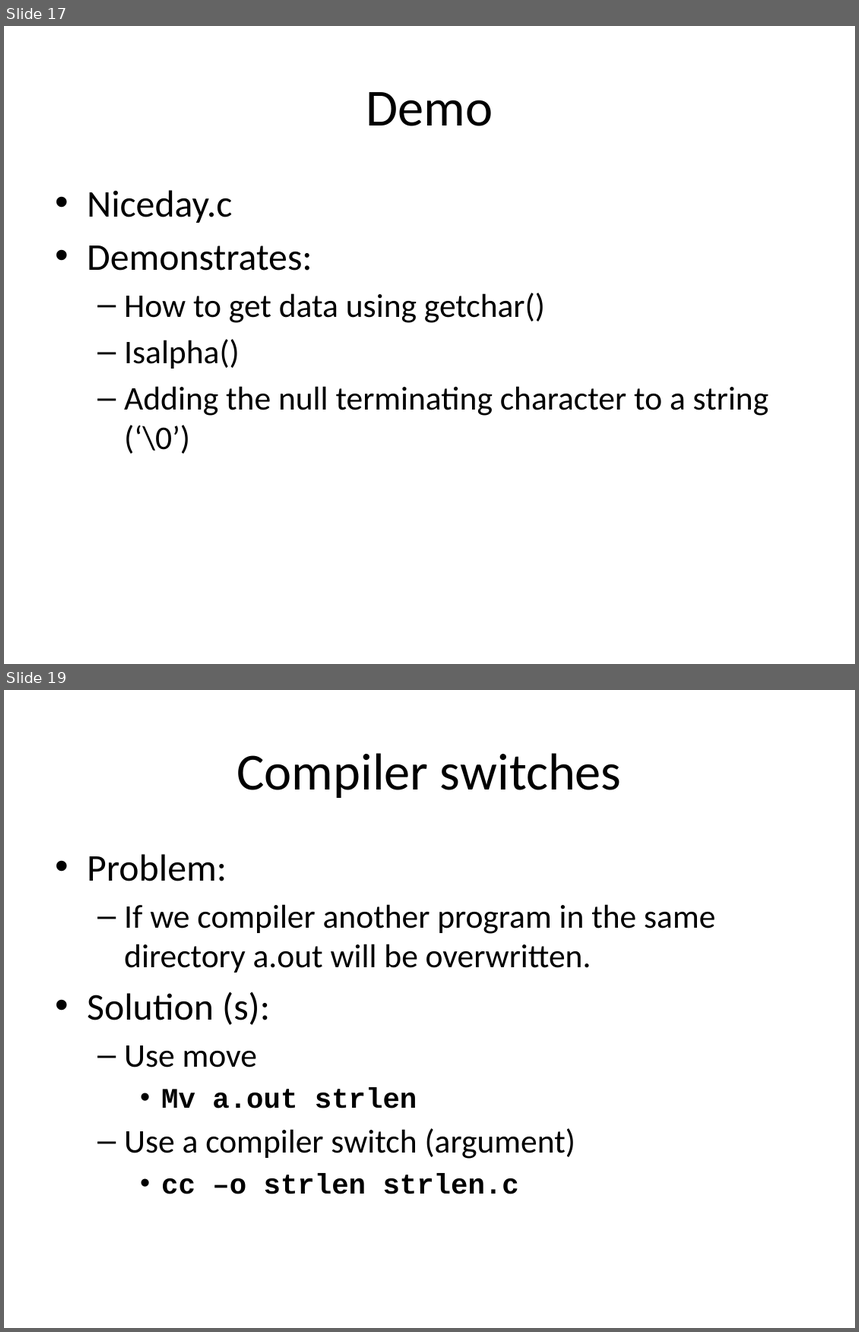
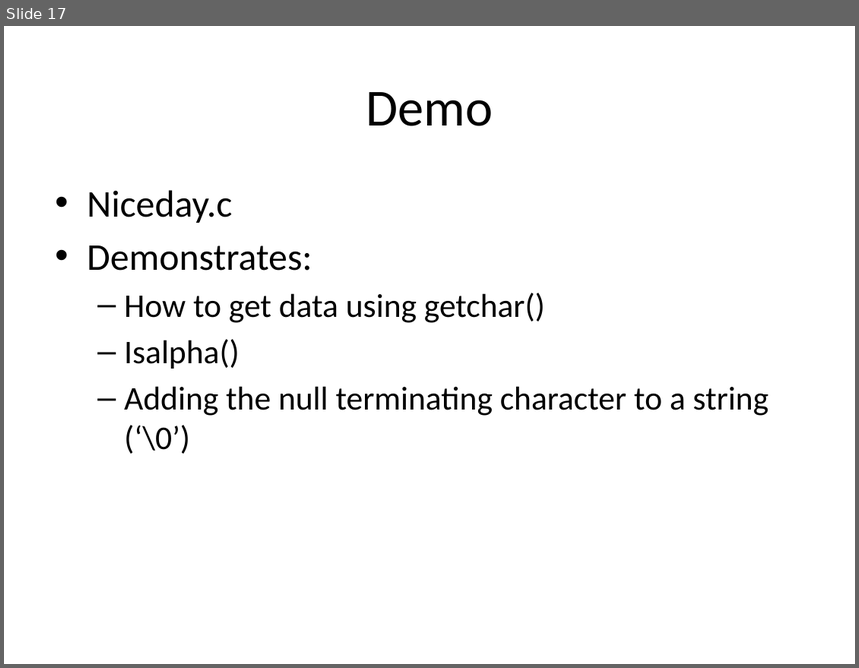
Before and after one commit to kinsidar/Spring2016, a slide deck: Slides/Lesson3.pptx. Shown one above the other, each under a label of ours: slides 17 and 19 before the commit, slide 17 after it; the slides between them are not shown. The pictures are 859x1332 and 859x668 pixels, drawn with LibreOffice and Linux fonts; fonts in the diff are those of the drawing. Boxes give left, top, right and bottom in pixels: in the first picture for what was removed or moved away, otherwise in the second. Text is boxed around its words. In the diff, an @@ line names an element or a change of style, - is before the commit and + after.

```diff
--- a/Slides/Lesson3.pptx
+++ b/Slides/Lesson3.pptx
@@ slide 19 removed at (4,690,855,1328), background #FFFFFF @@
@@ title removed at (237,753,622,798) @@
-Compiler switches
@@ text removed at (87,854,715,1195) @@
-• Problem:
-  – If we compiler another program in the same directory a.out will be overwritten.
-• Solution (s):
-  – Use move
-    • Mv a.out strlen
-  – Use a compiler switch (argument)
-    • cc –o strlen strlen.c
```
Also in this commit, not shown: 6 other slides removed, 7 other files.
